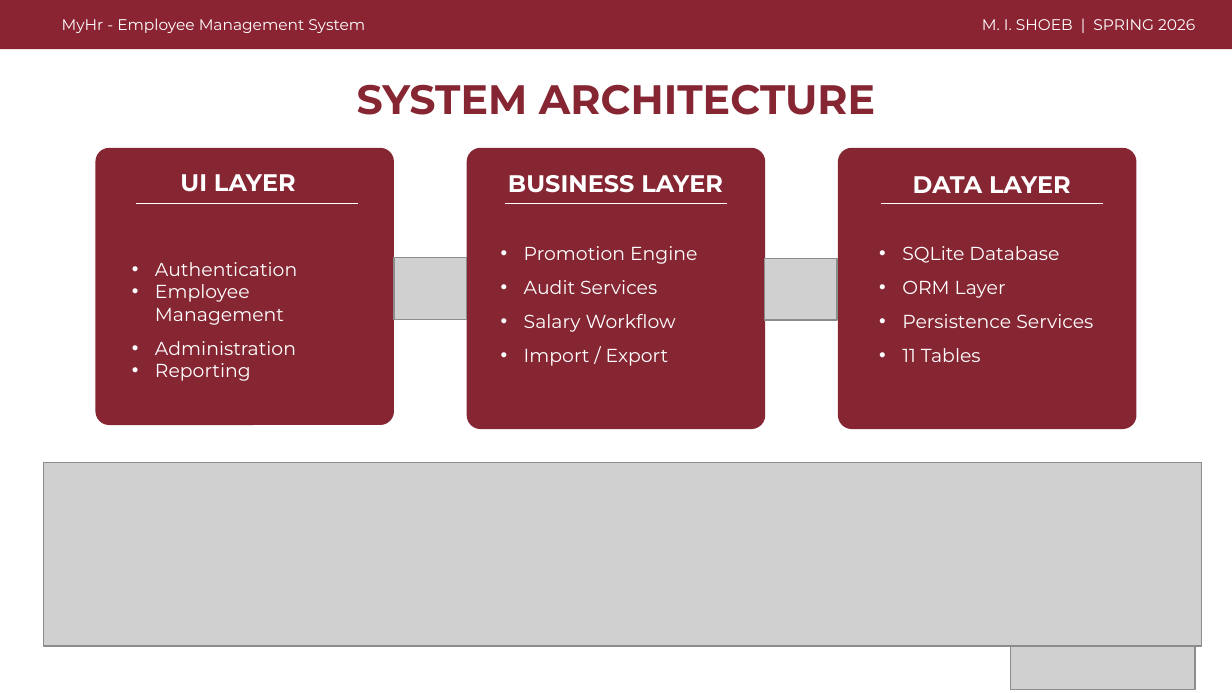
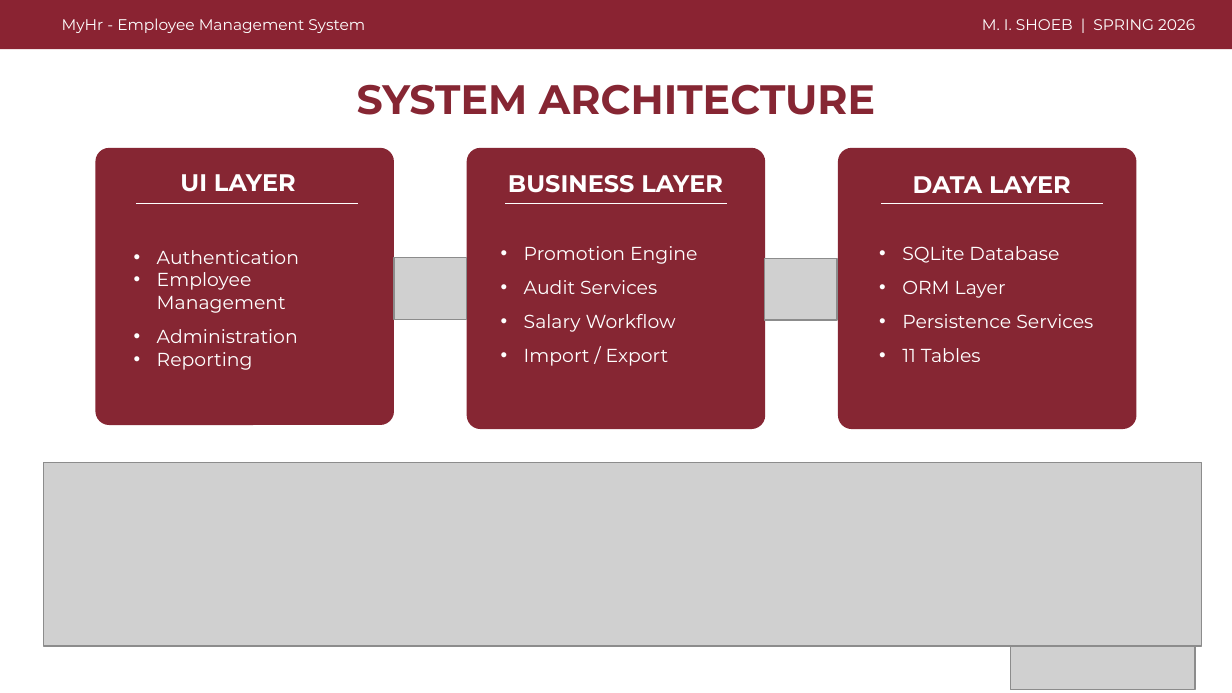
Before and after one commit to ibrahimify/MyHR, a slide deck: slide 4 of docs/Presentation/MyHR_Project_Lab_Presentation.pptx. Drawn at 1232x693 pixels with LibreOffice and Linux fonts; fonts in the diff are those of the drawing; grey boxes stand for pictures. Boxes give left, top, right and bottom in pixels: in the first picture for what was removed or moved away, otherwise in the second. Text is boxed around its words. In the diff, an @@ line names an element or a change of style, - is before the commit and + after.

```diff
--- a/docs/Presentation/MyHR_Project_Lab_Presentation.pptx
+++ b/docs/Presentation/MyHR_Project_Lab_Presentation.pptx
@@ text "Authentication": place and size @@
-text "Authentication" at <box>155,262,297,381</box>
+text "Authentication" at <box>157,250,299,370</box>
```
Also in this commit, not shown: 2 other slides changed, 7 other files.
